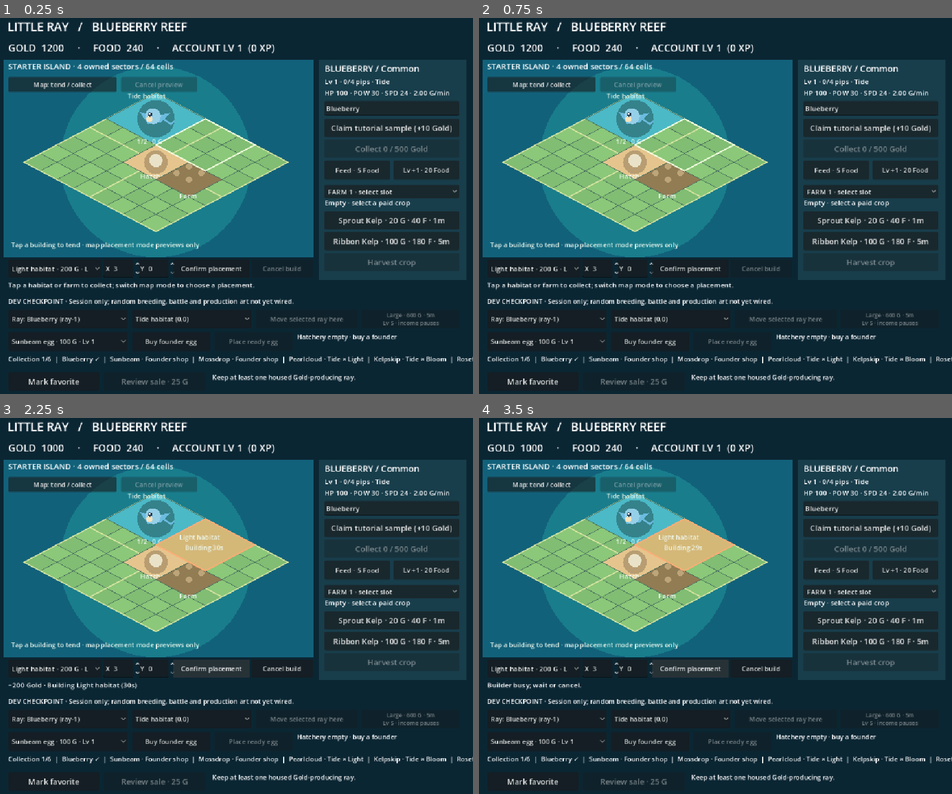
Above: before the commit, frames 1-4 (two rows, left to right).
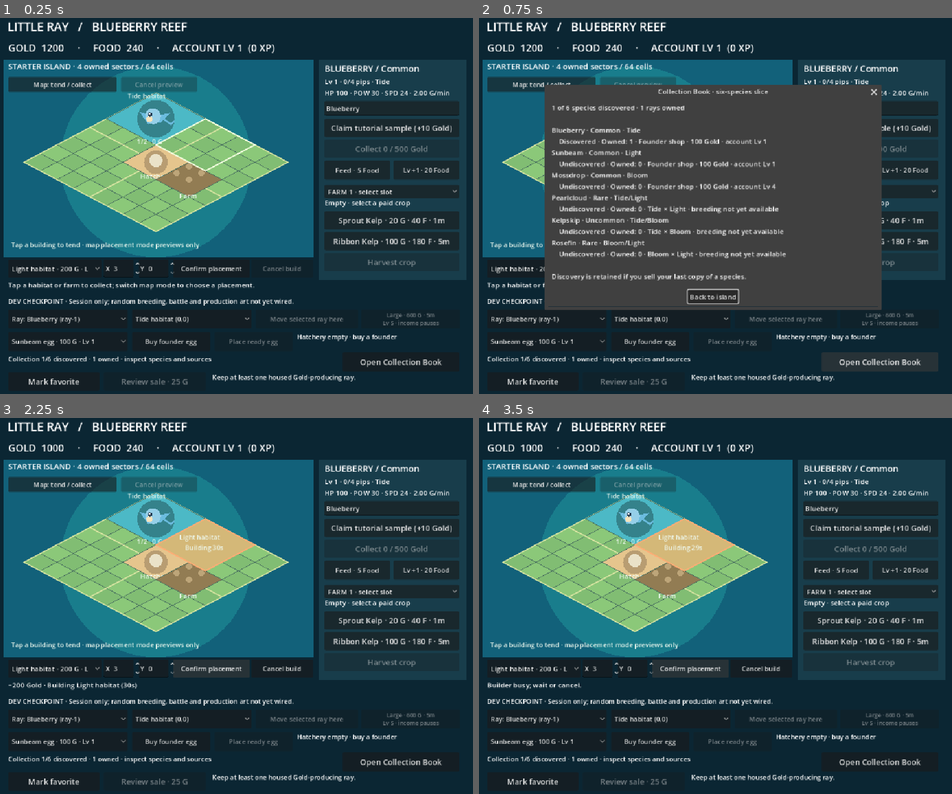
Above: after the commit, the same moments.

Repository: hazelfjeld/Swarm-Autonomous-Game-Design
Game: Godot game, scene res://main.tscn
The game is run twice, just before and just after one commit, with the same random seed, the same clock (stepped at 60 frames per second) and the same inputs.
Inputs (mouse positions are in pixels of both pictures, inside the frame that each line leads up to):
- Up to frame 1 (0.25 s): no input
- Up to frame 2 (0.75 s): click (881, 360) at 0.5 s, where only the run after the commit has a clickable "Open Collection Book"
- Up to frame 3 (2.25 s): click (231, 696) at 1.25 s, where only the run after the commit has a clickable "Back to island"; click "Confirm placement" at 2 s
- Up to frame 4 (3.5 s): click "Confirm placement" at 2.75 s

The runs differ from the first frame. In frame 1, 0.8% of the frame differs, in the area x 11-100%, y 90-93%; in frame 2, 44%, in the area x 11-100%, y 17-94%; in frame 3, 0.8%; in frame 4, 0.8%.

Commit message:
GAMEPLAY-002: expose six-species read-only Collection Book

Diff:
--- a/game/city_checkpoint/city_view.gd
+++ b/game/city_checkpoint/city_view.gd
@@ -38,6 +38,8 @@
 var upgrade_button: Button
 var egg_info: Label
 var collection_info: Label
+var collection_button: Button
+var collection_dialog: AcceptDialog
 var selected_ray: String = "ray-1"
 var selected_habitat: String = "tide-1"
 var roster_key: String = ""
@@ -152,7 +154,13 @@
 	place_egg_button.add_theme_font_size_override("font_size", 15)
 	egg_info = label_at("", Vector2(695, 737), Vector2(375, 44), 15)
 	egg_info.autowrap_mode = TextServer.AUTOWRAP_WORD_SMART
-	collection_info = label_at("", Vector2(30, 788), Vector2(1040, 36), 15)
+	collection_info = label_at("", Vector2(30, 788), Vector2(740, 36), 15)
+	collection_button = button_at("Open Collection Book", Vector2(800, 784), open_collection)
+	collection_button.size = Vector2(268, 44)
+	collection_dialog = AcceptDialog.new()
+	collection_dialog.title = "Collection Book · six-species slice"
+	collection_dialog.ok_button_text = "Back to island"
+	add_child(collection_dialog)
 	favorite_button = button_at("Mark favorite", Vector2(30, 830), func(): act("set_favorite", selected_ray + (",0" if city.individuals[selected_ray].get("favorite", false) else ",1")))
 	favorite_button.size = Vector2(210, 42)
 	sell_button = button_at("Review sale", Vector2(250, 830), preview_sale)
@@ -189,6 +197,33 @@
 func choose_habitat(index: int) -> void:
 	selected_habitat = str(habitat_choice.get_item_metadata(index))
 	refresh()
+
+# Read-only projection: discoveries survive sale; owned copies are counted separately.
+func collection_text() -> String:
+	var lines := PackedStringArray()
+	lines.append("%d of %d species discovered · %d rays owned" % [city.discoveries.size(), Model.SPECIES.size(), city.individuals.size()])
+	lines.append("")
+	for id in Model.SPECIES:
+		var species: Dictionary = Model.SPECIES[id]
+		var copies: int = 0
+		for individual in city.individuals.values():
+			if individual["species"] == id:
+				copies += 1
+		var discovery: String = "Discovered" if city.discoveries.has(id) else "Undiscovered"
+		var source_hint: String = str(species["source"])
+		if Model.FOUNDER_GATES.has(id):
+			source_hint += " · 100 Gold · account Lv %d" % int(Model.FOUNDER_GATES[id])
+		else:
+			source_hint += " · breeding not yet available"
+		lines.append("%s · %s · %s" % [species["name"], species["rarity"], "/".join(PackedStringArray(species["elements"]))])
+		lines.append("    %s · Owned: %d · %s" % [discovery, copies, source_hint])
+	lines.append("")
+	lines.append("Discovery is retained if you sell your last copy of a species.")
+	return "\n".join(lines)
+
+func open_collection() -> void:
+	collection_dialog.dialog_text = collection_text()
+	collection_dialog.popup_centered(Vector2i(760, 480))
 
 func preview_sale() -> void:
 	var error: String = city.sale_error(selected_ray)
@@ -494,10 +529,7 @@
 	else:
 		var egg_name: String = str(Model.SPECIES[city.founder_egg["species"]]["name"])
 		egg_info.text = "%s · %ds to hatch" % [egg_name, city.founder_remaining()] if city.founder_remaining() > 0 else "%s ready! Select compatible housing." % egg_name
-	var entries: PackedStringArray = []
-	for id in Model.SPECIES:
-		entries.append(str(Model.SPECIES[id]["name"]) + (" ✓" if city.discoveries.has(id) else " · " + str(Model.SPECIES[id]["source"])))
-	collection_info.text = "Collection %d/6  |  %s" % [city.discoveries.size(), "  |  ".join(entries)]
+	collection_info.text = "Collection %d/%d discovered · %d owned · inspect species and sources" % [city.discoveries.size(), Model.SPECIES.size(), city.individuals.size()]
 	var marked: bool = bool(ray.get("favorite", false))
 	favorite_button.text = "Unmark favorite" if marked else "Mark favorite"
 	var sale_error: String = city.sale_error(selected_ray)
@@ -703,6 +735,11 @@
 	if get_viewport().get_texture().get_image().save_png(directory + "/01-opening.png") != OK:
 		get_tree().quit(1)
 		return
+	var opening_book: String = collection_text()
+	if not opening_book.contains("1 of 6 species discovered · 1 rays owned") or not opening_book.contains("Undiscovered · Owned: 0 · Tide × Light · breeding not yet available"):
+		push_error("Opening collection projection incorrect")
+		get_tree().quit(1)
+		return
 	await click_fixture(sample_button)
 	await click_fixture(plant_short)
 	await click_fixture(feed_button)
@@ -875,4 +912,19 @@
 		get_tree().quit(1)
 		return
 	print("CITY_LEVEL_GUI_PASS: visible remaining-pip quote and native level-up action")
+	var book_revision: int = city.revision
+	var book_gold: int = city.gold
+	var book_food: int = city.food
+	await click_fixture(collection_button)
+	var book: String = collection_dialog.dialog_text
+	if not collection_dialog.visible or not book.contains("2 of 6 species discovered · 2 rays owned") or not book.contains("Sunbeam · Common · Light") or not book.contains("Discovered · Owned: 1 · Founder shop") or not book.contains("Mossdrop · Common · Bloom") or not book.contains("account Lv 4") or not book.contains("Rosefin · Rare · Bloom/Light") or city.revision != book_revision or city.gold != book_gold or city.food != book_food:
+		push_error("Collection Book GUI fixture missing records or changed city state")
+		get_tree().quit(1)
+		return
+	await RenderingServer.frame_post_draw
+	if get_viewport().get_texture().get_image().save_png(directory + "/08-collection-book.png") != OK:
+		get_tree().quit(1)
+		return
+	collection_dialog.hide()
+	print("CITY_COLLECTION_GUI_PASS: native Collection Book open, six catalog records, discovered/owned distinctions, source hints and no wallet mutation")
 	get_tree().quit(0)
